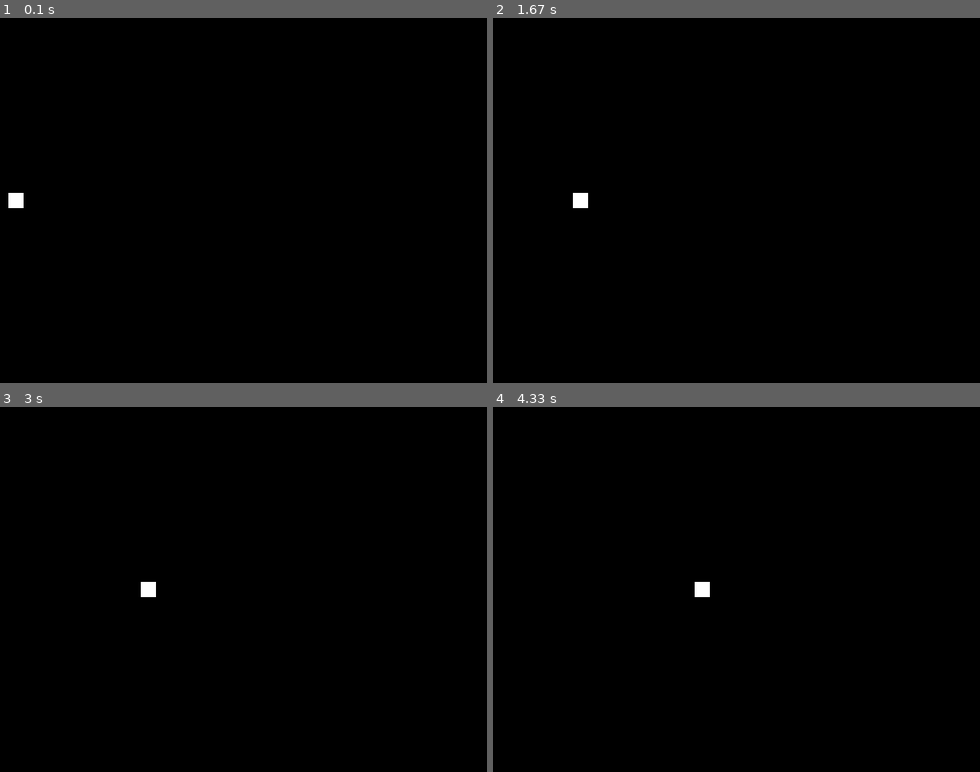
Above: before the commit, frames 1-4 (two rows, left to right).
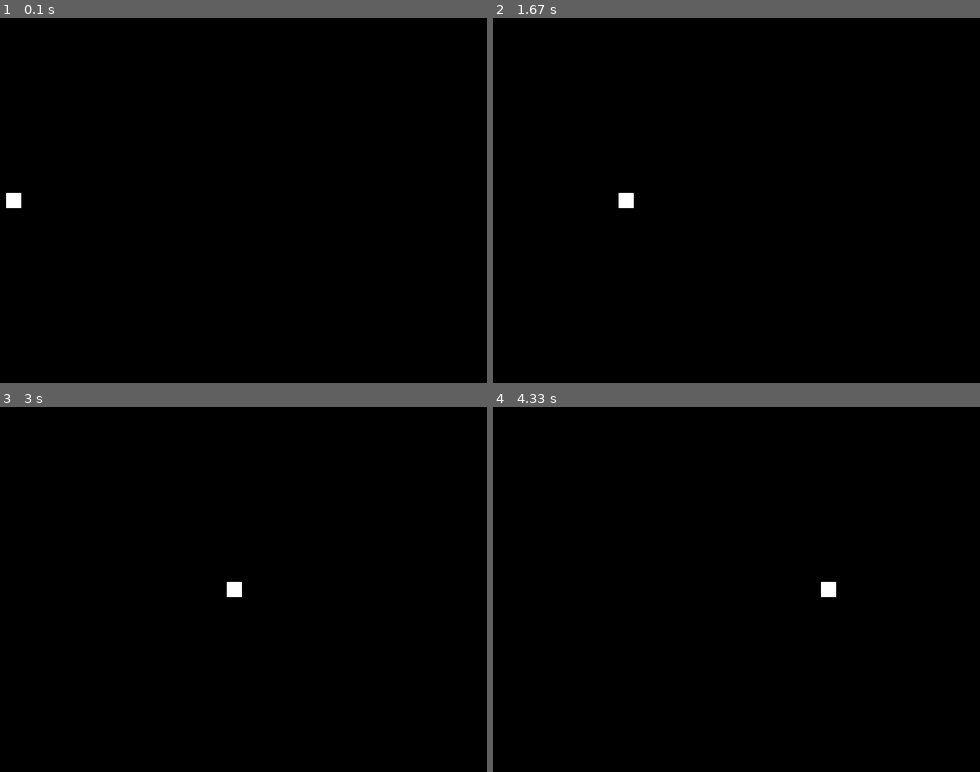
Above: after the commit, the same moments.

Repository: eeshurtliff/python-sudoku
Game: pygame game, started from movement_collision.py
Same seed, same stepped clock (60 frames per second), same inputs: the game is played once before the commit and once after it.
Inputs:
- Up to frame 1 (0.1 s): no input
- Up to frame 2 (1.67 s): no input
- Up to frame 3 (3 s): no input
- Up to frame 4 (4.33 s): no input

The runs differ from the first frame. In frame 1, less than 0.1% of the frame differs, in the area x 1-5%, y 47-53%; in frame 2, 0.3%, in the area x 16-29%, y 47-53%; in frame 3, 0.3%; in frame 4, 0.3%.

Commit message:
added boarder and selection box

Diff:
--- a/movement_collision.py
+++ b/movement_collision.py
@@ -1,4 +1,5 @@
 import pygame
+import time
 
 BLACK = pygame.Color(0, 0, 0)
 WHITE = pygame.Color(255, 255, 255)
@@ -11,14 +12,30 @@
 
 position_x = 0
 
+velocity_x = 100
+
+ti = time.time()
+
 while True:
+
+    tf = time.time()
+
+    dt = (tf - ti)
+
+    ti = tf
+
+
+
     event = pygame.event.poll()
 
     if event.type == pygame.QUIT:
         break
 
 
-    position_x += 1
+    position_x += velocity_x * dt
+
+    if position_x >= 640:
+        position_x = 0
 
     screen.fill(BLACK)
 
--- /dev/null
+++ b/puzzel_maker.py
@@ -0,0 +1,20 @@
+one = [
+    [0, 3, 4, 0],
+    [4, 0, 0, 2],
+    [1, 0, 0, 3],
+    [0, 2, 1, 0]
+]
+
+two = [
+    [0, 0, 4, 0],
+    [4, 0, 3, 0],
+    [0, 4, 0, 3],
+    [0, 1, 0, 0]
+]
+
+three = [
+    [0, 0, 1, 0],
+    [4, 0, 0, 0],
+    [0, 0, 0, 2],
+    [0, 3, 0, 0]
+]
--- a/soduku.py
+++ b/soduku.py
@@ -8,10 +8,10 @@
 selected = (252, 186, 3)
 ball_color = (255, 255, 255)
 
-selected_y = 50
-selected_x = 50
+min_limit = 50
+max_limit = 425
 
-border1 = pygame.Rect(50, 50, 500, 500)
+border = pygame.Rect(50, 50, 500, 500)
 left_square = pygame.Rect(50, 50, 250, 250)
 right_square = pygame.Rect(300, 50, 250, 250)
 lb_square = pygame.Rect(50, 300, 250, 250)
@@ -19,18 +19,25 @@
 line2 = pygame.Rect(50, 425, 500, 1)
 line3 = pygame.Rect(175, 50, 1, 500)
 line4 = pygame.Rect(425, 50, 1, 500)
-selected_square = pygame.Rect(selected_x, selected_y, 125, 125)
+selected_square = pygame.Rect(50, 50, 125, 125)
 rb_square = pygame.Rect(300, 300, 250, 250)
-paddle2 = pygame.Rect(740, 250, 10, 100)
-ball = pygame.Rect(390, 290, 20, 20)
+
+COMPLETE = [
+
+]
+
+# some soduku options to start with:
 
 
 
-ball_velocity = [5, 5]
-if ball.colliderect(border1) or ball.colliderect(paddle2):
-    ball_velocity[0] = -ball_velocity[0]
-if ball.top <= 0 or ball.bottom >=600:
-    ball_velocity[1] = -ball_velocity[1]
+# edge = True
+
+# ball_velocity = [5, 5]
+# if selected_square.colliderect(border):
+#     ball_velocity[0] = -ball_velocity[0]
+
+# if ball.top <= 0 or ball.bottom >=600:
+#     ball_velocity[1] = -ball_velocity[1]
 
 
 running = True
@@ -39,22 +46,27 @@
         if event.type == pygame.QUIT:
             running = False
         if event.type == pygame.KEYDOWN:
-            print("A key has been pressed")
 
-            if event.key == pygame.K_UP:
+            if event.key == pygame.K_UP and selected_square.y != 50:
                 print("up arrow pressed")
-                selected_y -= 50
-            if event.key == pygame.K_DOWN:
+                selected_square.move_ip((0, -125))
+                # selected_y -= 50
+            if event.key == pygame.K_DOWN and selected_square.y != 425:
                 print("down arrow pressed")
-                selected_y += 50
-            if event.key == pygame.K_LEFT:
+                selected_square.move_ip((0, 125))
+                # selected_y += 50
+            if event.key == pygame.K_LEFT and selected_square.x != 50:
                 print("left arrow pressed")
-                selected_x -= 50
-            if event.key == pygame.K_RIGHT:
+                selected_square.move_ip((-125, 0))
+                # selected_x -= 50
+            if event.key == pygame.K_RIGHT and selected_square.x != 425:
                 print("right arrow pressed")
-                selected_x += 50
+                selected_square.move_ip((125, 0))
+                # selected_x += 50
 
-    pygame.draw.rect(screen, border_color, border1, 2)
+    screen.fill((0, 0, 0))
+
+    pygame.draw.rect(screen, border_color, border, 2)
     pygame.draw.rect(screen, border_color, left_square, 1)
     pygame.draw.rect(screen, border_color, right_square, 1)
     pygame.draw.rect(screen, border_color, rb_square, 1)
@@ -63,13 +75,7 @@
     pygame.draw.rect(screen, border_color, line2)
     pygame.draw.rect(screen, border_color, line3)
     pygame.draw.rect(screen, border_color, line4)
-    pygame.draw.rect(screen, selected, (selected_x, selected_y, 125, 125), 2)
-    # pygame.draw.rect(screen, border_color, paddle2)
-    # pygame.draw.rect(screen, ball_color, ball)
-    pygame.display.update()
+    pygame.draw.rect(screen, selected, selected_square, 2)
+
+    pygame.display.flip()
 pygame.quit()
-
-
-def draw_graph():
-    border1 = pygame.Rect(50, 50, 500, 500)
-    left_square = pygame.Rect(50, 50, 250, 250)
Not shown, changed: readme5.md
Not shown, changed: sprint5_time_log.md
